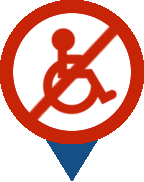
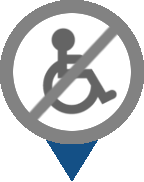
Comparing the layer stacks of the two (144, 182) images. Changes:
painted on "stroke" over 22, 21, 123, 128
painted on "not_disable.xcf" over 39, 27, 118, 116
painted on "Calque" over 0, 0, 144, 144
